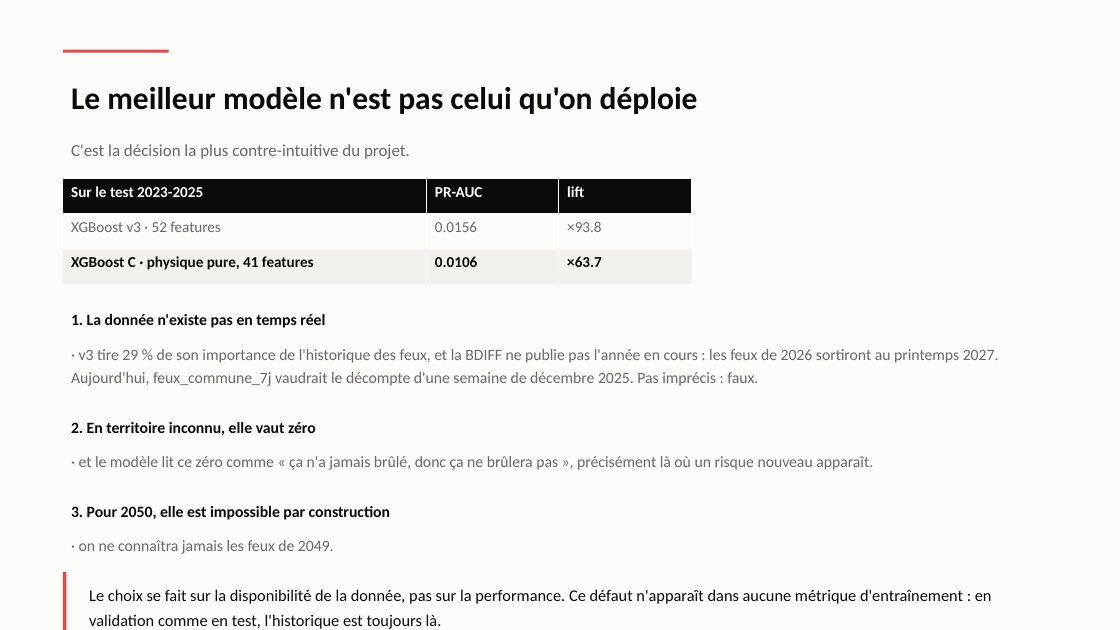
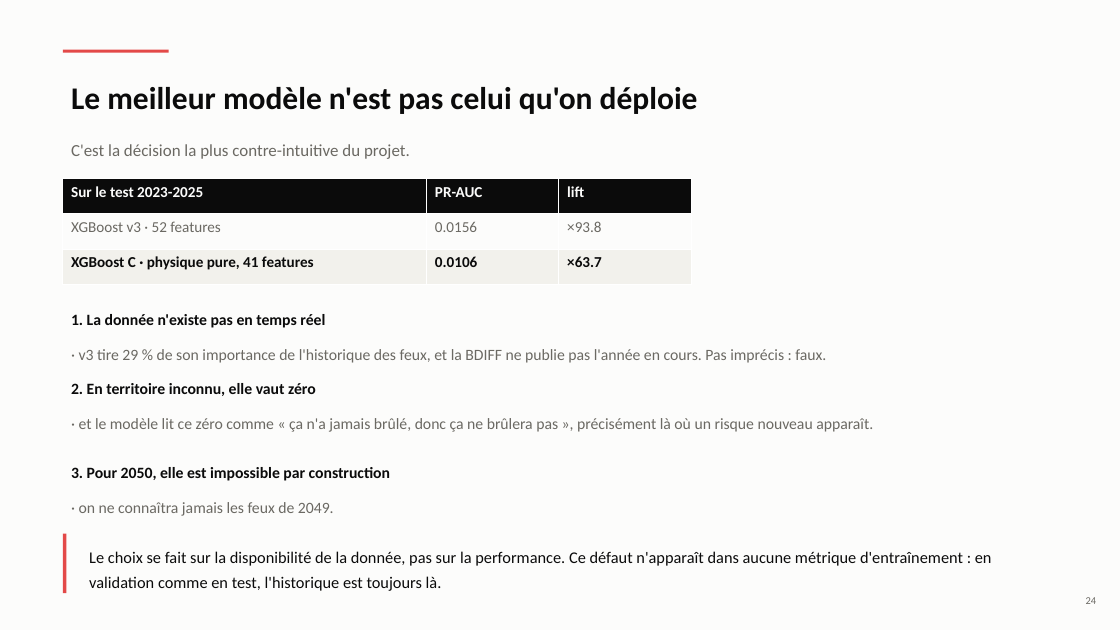
Before and after one commit to Hierogifle/terre-vent-feu-eau-data, a slide deck: slide 24 of presentation/soutenance.pptx. Drawn at 1120x630 pixels with LibreOffice and Linux fonts; fonts in the diff are those of the drawing. Boxes give left, top, right and bottom in pixels: in the first picture for what was removed or moved away, otherwise in the second. Text is boxed around its words. In the diff, an @@ line names an element or a change of style, - is before the commit and + after.

```diff
--- a/presentation/soutenance.pptx
+++ b/presentation/soutenance.pptx
@@ text at (x1=79, y1=349, x2=826, y2=363): text changed @@
-· v3 tire 29 % de son importance de l'historique des feux, et la BDIFF ne publie pas l'année en cours : les feux de 2026 sortiront au printemps 2027. Aujourd'hui, feux_commune_7j vaudrait le décompte d'une semaine de décembre 2025. Pas imprécis : faux.
+· v3 tire 29 % de son importance de l'historique des feux, et la BDIFF ne publie pas l'année en cours. Pas imprécis : faux.
@@ text "2. En territoire inconnu, elle ..." moved from (x1=71, y1=422, x2=316, y2=435) to (x1=71, y1=383, x2=316, y2=396) @@
@@ text "3. Pour 2050, elle est ..." moved from (x1=71, y1=506, x2=390, y2=520) to (x1=71, y1=467, x2=390, y2=481) @@
@@ 3 texts, 1 rectangle moved together from (x1=63, y1=456, x2=992, y2=630) to (x1=63, y1=418, x2=992, y2=593) @@
@@ text added at (x1=1086, y1=597, x2=1097, y2=604), 9 pt, text #6B6963 @@
+24
```
Also in this commit, not shown: 35 other slides changed, 2 other files.
